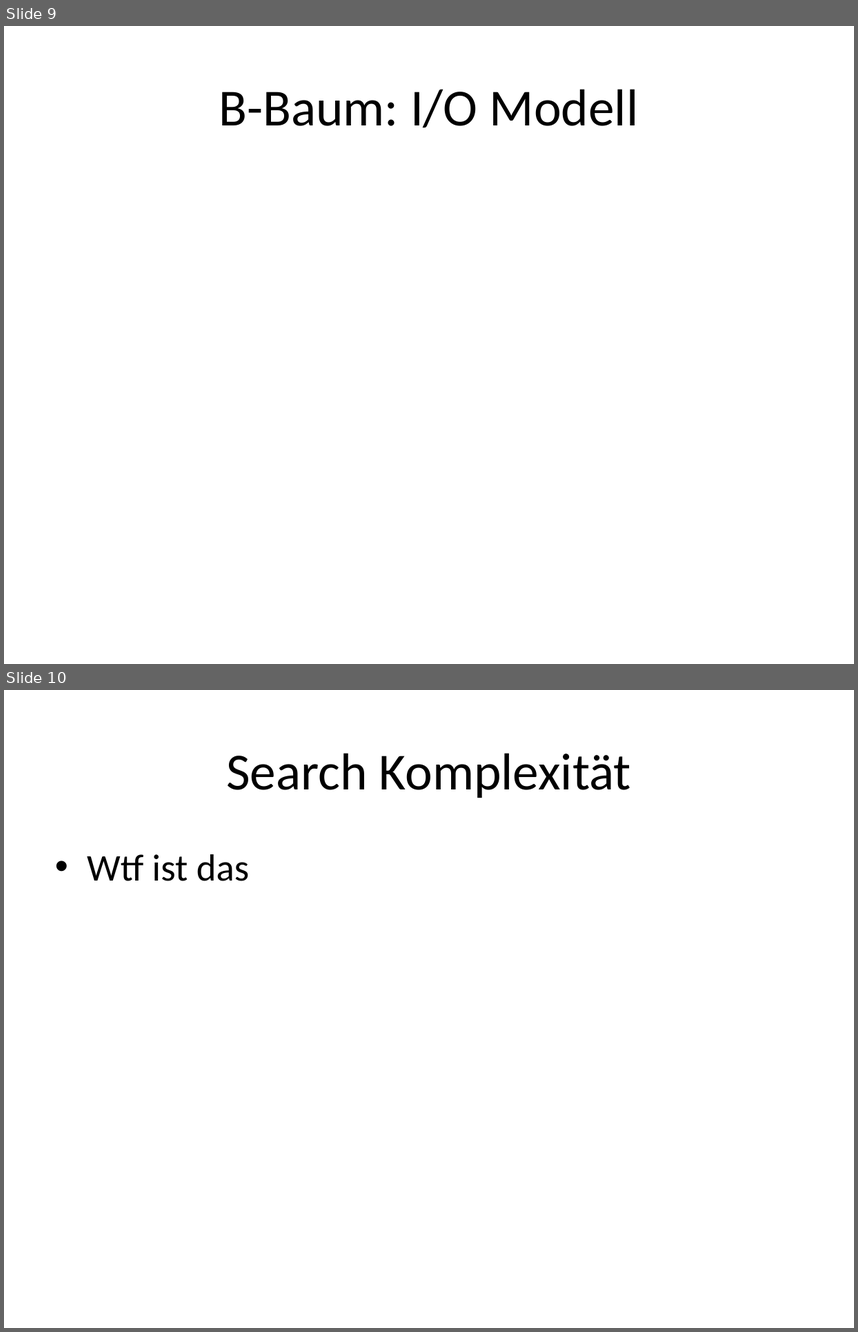
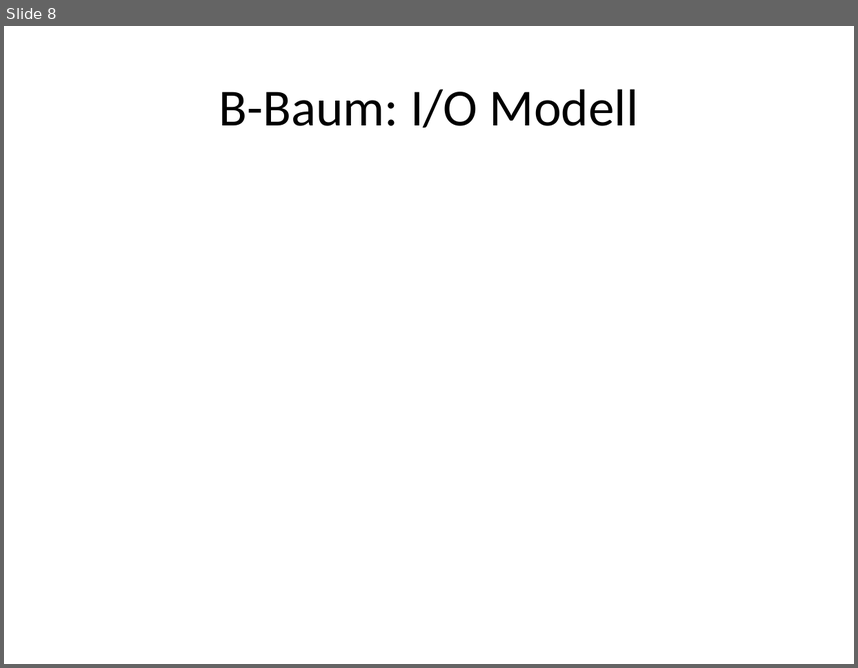
Before and after one commit to sebrockm/Algorithm_Engineering_Project, a slide deck: blob/blatt1/ae.pptx. Shown one above the other, each under a label of ours: slides 9 and 10 before the commit, slide 8 after it. The pictures are 858x1332 and 858x668 pixels, drawn with LibreOffice and Linux fonts; fonts in the diff are those of the drawing; grey boxes stand for pictures. Boxes give left, top, right and bottom in pixels: in the first picture for what was removed or moved away, otherwise in the second. Text is boxed around its words. In the diff, an @@ line names an element or a change of style, - is before the commit and + after.

```diff
--- a/blob/blatt1/ae.pptx
+++ b/blob/blatt1/ae.pptx
@@ slide 10 removed at box(4, 690, 854, 1328), background #FFFFFF @@
@@ title removed at box(226, 753, 631, 798) @@
-Search Komplexität
@@ text removed at box(87, 854, 249, 881) @@
-• Wtf ist das
@@ what was slide 9 is now slide 8 @@
```
Also in this commit, not shown: 1 slide changed, 1 other slide removed, 15 other files.
